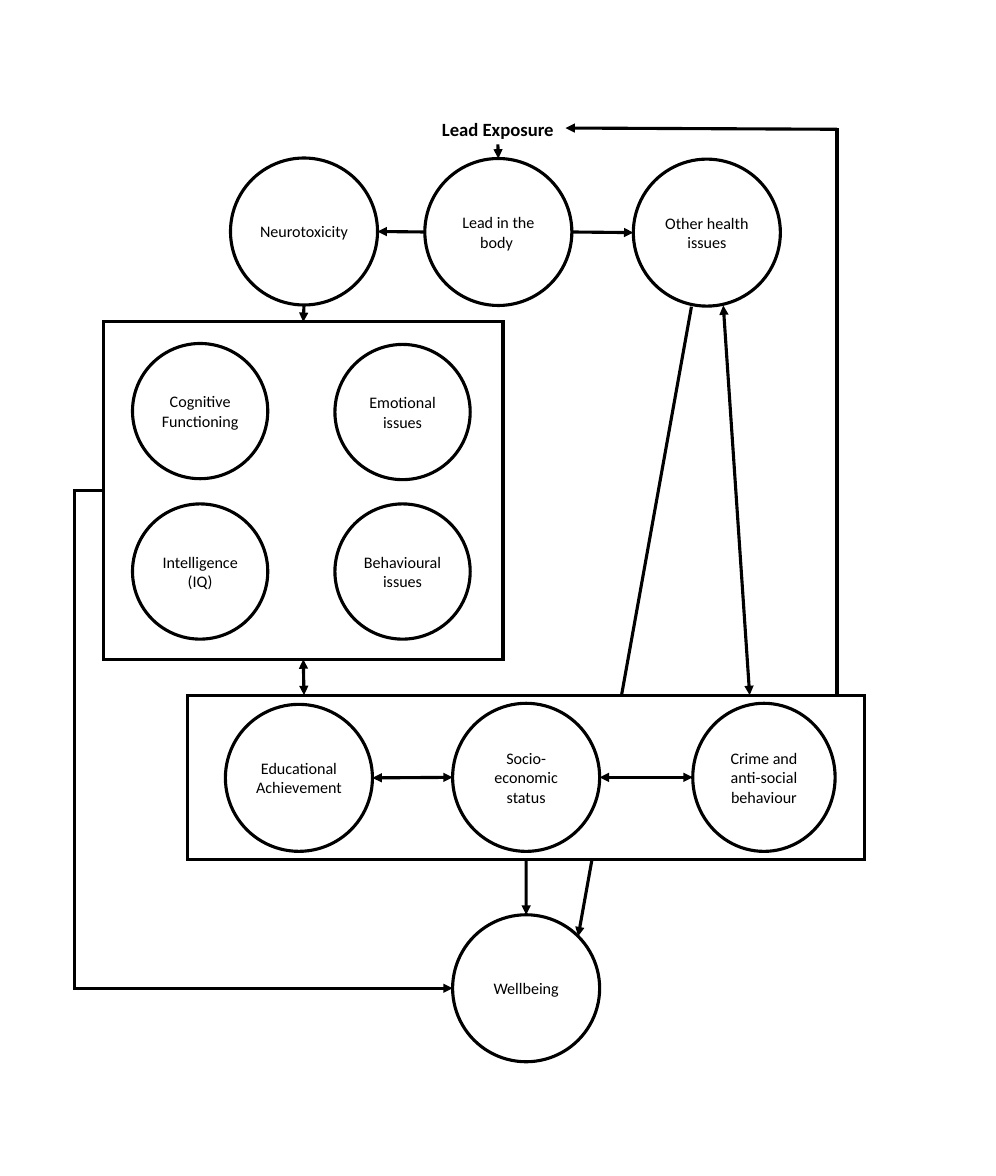
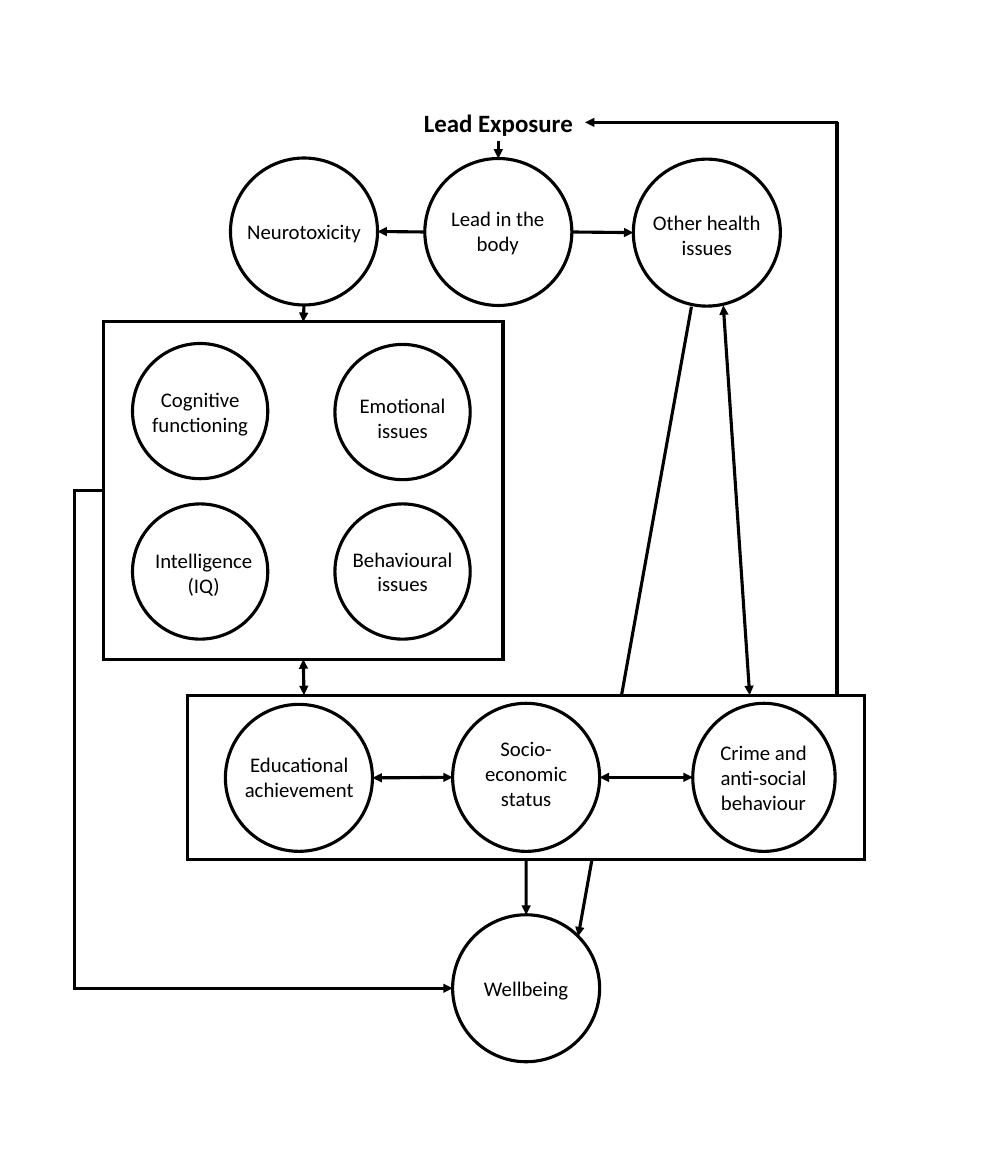
Before and after one commit to Happier-Lives-Institute/Shallow-Lead-Report-For-FP, a slide deck: slide 1 of causalgraphs.pptx. Drawn at 996x1176 pixels with LibreOffice and Linux fonts; fonts in the diff are those of the drawing. Boxes give left, top, right and bottom in pixels: in the first picture for what was removed or moved away, otherwise in the second. Text is boxed around its words. In the diff, an @@ line names an element or a change of style, - is before the commit and + after.

```diff
--- a/causalgraphs.pptx
+++ b/causalgraphs.pptx
@@ text "Lead Exposure": place and size @@
-text "Lead Exposure" at (442, 123, 554, 139)
+text "Lead Exposure" at (424, 114, 573, 136)
@@ text "Lead Exposure" at (424, 114, 573, 136): size 18 to 24 pt @@
@@ arrow moved from (838, 129) - (566, 128) to (838, 123) - (585, 123) @@
@@ line moved from (838, 695) - (838, 128) to (838, 695) - (838, 123) @@
@@ text added at (247, 224, 360, 243), 20 pt, text #000000 @@
+Neurotoxicity
@@ text in ellipse at (260, 226, 348, 240): text removed @@
-Neurotoxicity
@@ text added at (451, 211, 544, 255), 20 pt, text #000000 @@
+Lead in the body
@@ text in ellipse at (462, 216, 535, 251): text removed @@
-Lead in the body
@@ text added at (653, 215, 761, 255), 20 pt, text #000000 @@
+Other health issues
@@ text in ellipse at (665, 217, 749, 248): text removed @@
-Other health issues
@@ text added at (152, 392, 248, 436), 20 pt, text #000000 @@
+Cognitive functioning
@@ text in ellipse at (162, 396, 239, 430): text removed @@
-Cognitive Functioning
@@ text added at (360, 398, 446, 438), 20 pt, text #000000 @@
+Emotional issues
@@ text in ellipse at (369, 397, 435, 428): text removed @@
-Emotional issues
@@ text added at (155, 553, 252, 596), 20 pt, text #000000 @@
+Intelligence (IQ)
@@ text in ellipse at (163, 556, 238, 589): text removed @@
-Intelligence (IQ)
@@ text added at (353, 552, 453, 591), 20 pt, text #000000 @@
+Behavioural issues
@@ text in ellipse at (364, 556, 441, 587): text removed @@
-Behavioural issues
@@ text added at (485, 742, 567, 806), 20 pt, text #000000 @@
+Socio-economic status
@@ text added at (720, 745, 807, 810), 20 pt, text #000000 @@
+Crime and anti-social behaviour
@@ text added at (245, 757, 354, 797), 20 pt, text #000000 @@
+Educational achievement
@@ text in ellipse at (256, 763, 342, 793): text removed @@
-Educational Achievement
@@ text in ellipse at (494, 753, 557, 803): text removed @@
-Socio-economic status
@@ text in ellipse at (731, 752, 798, 803): text removed @@
-Crime and anti-social behaviour
@@ text added at (484, 981, 568, 1000), 20 pt, text #000000 @@
+Wellbeing
@@ text in ellipse at (494, 982, 559, 997): text removed @@
-Wellbeing
```
Also in this commit, not shown: 1 other file.
